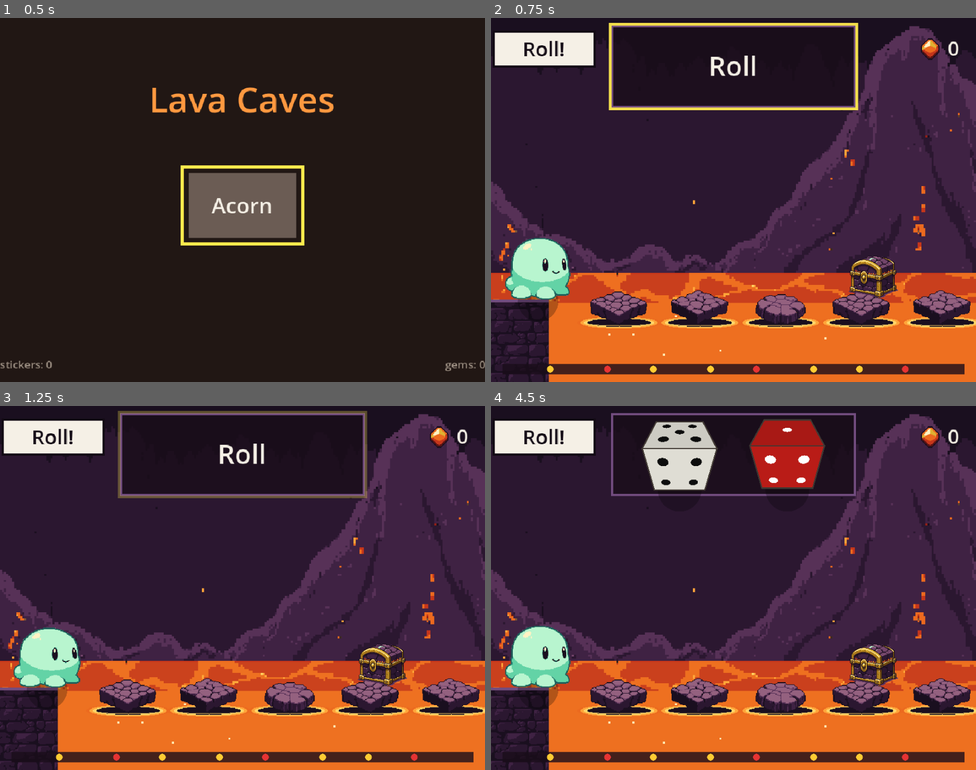
Above: before the commit, frames 1-4 (two rows, left to right).
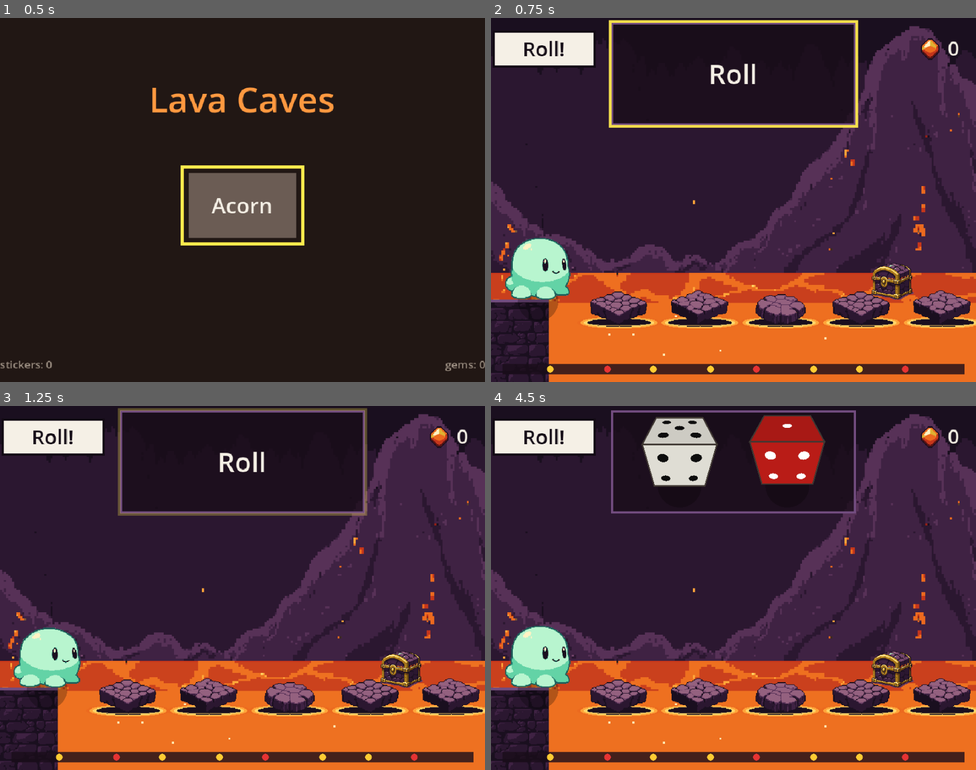
Above: after the commit, the same moments.

Repository: OmegaSyrus/Acorn-Mathematics
Game: Godot game, scene res://scenes/main.tscn
The game is run twice, just before and just after one commit, with the same random seed, the same clock (stepped at 60 frames per second) and the same inputs.
Inputs (mouse positions are in pixels of both pictures, inside the frame that each line leads up to):
- Up to frame 1 (0.5 s): no input
- Up to frame 2 (0.75 s): tap Enter at 0.5 s; move the mouse to (840, 181) at 0.52 s; hold Right (move_right) from 0.53 s (still down); tap Space (pick) at 0.6 s; click (840, 181) at 0.67 s
- Up to frame 3 (1.25 s): keep holding Right (move_right)
- Up to frame 4 (4.5 s): release Right (move_right) at 1.25 s; drag from (636, 606) to (709, 660) at 1.27 s; move the mouse to (782, 507) at 2.02 s; hold Right (move_right) 2.03-2.75 s; tap Y at 2.1 s; drag from (709, 660) to (588, 533) at 2.77 s; tap Space (pick) at 3.5 s; move the mouse to (879, 642) at 3.52 s; hold Left (move_left) 3.53-4.25 s; tap Backspace at 3.6 s; drag from (588, 533) to (660, 497) at 4.27 s

Frame 1 is identical in both runs. In frame 2, 3.8% of the frame differs, in the area x 24-88%, y 0-78%; in frame 3, 3.8%; in frame 4, 4.4%, in the area x 24-88%, y 1-78%.

Commit message:
Lava crossing: 40-space scrolling level at Acorn
Finishes the lava crossing that landed in main with the import: numerals under the
art dice, a drawn plus/minus sign, chests drawn in front of the slime, spec section 6
for scroll areas and move problems, and README notes.

Co-Authored-By: Claude Opus 5.5 (1M context) <noreply@anthropic.com>
Claude-Session: https://claude.ai/code/session_01CpevPf16W7s4oQCf8akaUP

Diff:
--- a/game/scroll_screen.gd
+++ b/game/scroll_screen.gd
@@ -26,9 +26,9 @@
 const FEET_Y := WATER_Y - 34.0
 const HERO_SCREEN_X := 220.0
 const MONSTER_SCALE := 0.625
-const CHEST_SCALE := 0.8
-const TRAY := Rect2(300, 12, 360, 120)
-const DICE_Y := 72.0
+const CHEST_SCALE := 0.7
+const TRAY := Rect2(300, 8, 360, 150)
+const DICE_Y := 66.0
 const BUBBLE := Rect2(124, 20, 150, 52)
 const GEMS_AT := Vector2(752, 26)
 const BAR := Rect2(140, 516, 680, 10)
@@ -456,17 +456,12 @@
 			_draw_clipped(rock, p, WATER_Y + 12.0, 1.0 - rock_sink * 0.5)
 		else:
 			world.draw_texture(rock, p)
-	# chests and monsters on their spaces
+	# monsters on their spaces
 	for i in range(1, run.length()):
 		var s := run.space_at(i)
 		if s.is_empty():
 			continue
-		if s["type"] == "chest":
-			var t: Texture2D = tex["chest-open" if run.looted.has(i) else "chest-closed"]
-			var size := t.get_size() * CHEST_SCALE
-			var c := Vector2(_space_x(i) + 18, FEET_Y + 4)
-			world.draw_texture_rect(t, Rect2(c - Vector2(size.x / 2, size.y), size), false)
-		elif not beaten.has(i):
+		if s["type"] == "monster" and not beaten.has(i):
 			var t: Texture2D = tex[MONSTER_ART.get(s["monster"], "blorp-idle")]
 			var size := t.get_size() * MONSTER_SCALE
 			var breathe := sin(_t * 2.0 + i) * 2.0
@@ -474,13 +469,21 @@
 			world.draw_texture_rect(t, Rect2(c - Vector2(size.x / 2, size.y + breathe), Vector2(size.x, size.y + breathe)), false)
 	# the slime
 	_draw_hero()
+	# chests, in front of the slime so one it lands on stays in view
+	for i in range(1, run.length()):
+		if run.space_at(i).get("type") != "chest":
+			continue
+		var t: Texture2D = tex["chest-open" if run.looted.has(i) else "chest-closed"]
+		var size := t.get_size() * CHEST_SCALE
+		var c := Vector2(_space_x(i) + 46, FEET_Y + 6)
+		world.draw_texture_rect(t, Rect2(c - Vector2(size.x / 2, size.y), size), false)
 	# gems flying out of an opened chest
 	if opening >= 0:
 		var gem: Texture2D = tex["gem"]
 		for k in gem_count:
 			var spread := (k - (gem_count - 1) / 2.0) * 34.0
 			var e := gem_fly
-			var p := Vector2(_space_x(opening) + 18 + spread * e, FEET_Y - 60 - 120 * sin(minf(1.0, e * 1.4) * PI * 0.5))
+			var p := Vector2(_space_x(opening) + 46 + spread * minf(1.0, e * 2.0), FEET_Y - 60 - 120 * sin(minf(1.0, e * 1.4) * PI * 0.5))
 			world.draw_texture(gem, p - gem.get_size() / 2.0, Color(1, 1, 1, 1.0 - maxf(0.0, e - 0.7) / 0.3))
 
 
@@ -526,10 +529,14 @@
 	if tray_waiting:
 		var a := 0.5 + 0.5 * sin(_t * 5.0)
 		hud.draw_rect(TRAY.grow(3), Color(1.0, 0.92, 0.3, a), false, 4.0)
-		hud.draw_string(font, TRAY.position + Vector2(0, 74), "Roll", HORIZONTAL_ALIGNMENT_CENTER, TRAY.size.x, 40, INK)
+		hud.draw_string(font, TRAY.position + Vector2(0, 90), "Roll", HORIZONTAL_ALIGNMENT_CENTER, TRAY.size.x, 40, INK)
 	if op_alpha > 0.0:
-		hud.draw_string(font, Vector2(TRAY.get_center().x - 30, DICE_Y + 22), op_sign, HORIZONTAL_ALIGNMENT_CENTER,
-				60, 64, Color(1, 1, 1, op_alpha))
+		# plus or minus between the dice, drawn as bars so every font shows it
+		var c := Vector2(TRAY.get_center().x, DICE_Y)
+		var col := Color(1, 1, 1, op_alpha)
+		hud.draw_rect(Rect2(c - Vector2(16, 4), Vector2(32, 8)), col)
+		if op_sign == "+":
+			hud.draw_rect(Rect2(c - Vector2(4, 16), Vector2(8, 32)), col)
 	# speech bubble (tap it to hear the question again)
 	if bubble != "":
 		hud.draw_rect(BUBBLE, INK)
--- a/game/ui/die_view.gd
+++ b/game/ui/die_view.gd
@@ -148,8 +148,9 @@
 			if lit[i]:
 				draw_circle(pts[i], 9.0, Color(1.0, 0.8, 0.1))
 		if numeral_alpha > 0.0:
-			draw_string(ThemeDB.fallback_font, Vector2(HALF * 1.5, HALF * 0.45), str(value),
-					HORIZONTAL_ALIGNMENT_LEFT, -1, 44, Color(1, 1, 1, numeral_alpha))
+			# under the die, so it never runs into a sign between two dice
+			draw_string(ThemeDB.fallback_font, Vector2(-40, 78), str(value), HORIZONTAL_ALIGNMENT_CENTER, 80, 36,
+					Color(1, 1, 1, numeral_alpha))
 		return
 	var dot_col: Color = DiceDraw.SLIP_DOT if slip else DiceDraw.DOT
 	var face_col: Color = DiceDraw.SLIP_FACE if slip else DiceDraw.FACE
Not shown, changed: README.md
Not shown, changed: spec/logic-spec.md
